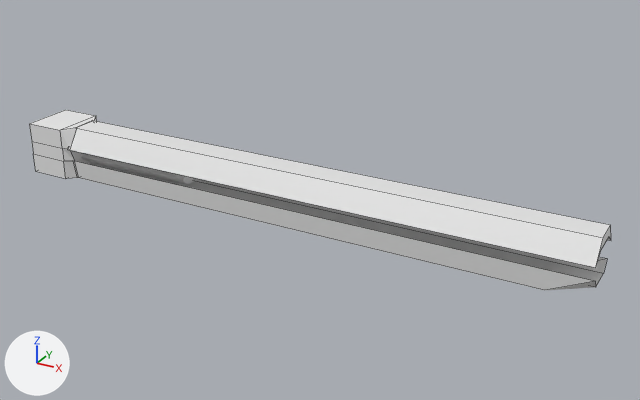
Before and after pictures for a commit that changed the Blender file Assets/_Models/_Blender Files/800mmGauss.blend.
The view is the same before and after, from a 50 mm lens placed at (21.4, -24.4, 12.2), pointed at (7.7, 0.5, -0.3). Arrows for +X, +Y and +Z are at lower left; the lights stay in place. Mesh edges are drawn as thin lines on the coarser meshes.

The older version as bpy lines, for what is in view:
```python
me_cube = bpy.data.meshes.new('Cube')
me_cube.from_pydata(...)  # 24 vertices, 18 faces; spans x -1.0..1.0, y -1.0..1.0, z -1.0..1.0
me_cube.materials.append(mat_material)  # white #e7e7e7
me_cube_001 = bpy.data.meshes.new('Cube.001')
me_cube_001.from_pydata(...)  # 12 vertices, 8 faces; spans x -1.0..1.0, y -1.0..1.0, z -1.0..-0.26
me_cube_002 = bpy.data.meshes.new('Cube.002')
me_cube_002.from_pydata(...)  # 12 vertices, 8 faces; spans x -1.0..1.0, y -0.81..0.78, z -1.0..-0.26
ob_cube = bpy.data.objects.new('Cube', me_cube)
ob_cube.location = (-3.41, 0.0, 0.0)
ob_cube_001 = bpy.data.objects.new('Cube.001', me_cube_001)
ob_cube_001.location = (7.49, 0.0, 1.26)
ob_cube_001.scale = (10.0, 1.0, 1.0)
ob_cube_002 = bpy.data.objects.new('Cube.002', me_cube_002)
ob_cube_002.location = (7.49, 0.0, -1.26)
ob_cube_002.rotation_euler = (0.0, -3.142, 0.0)  # degrees (0, -180, 0)
ob_cube_002.scale = (10.0, 1.0, 1.0)
# also in view: 'Cylinder' at (0.0, 0.0, 0.0)
```
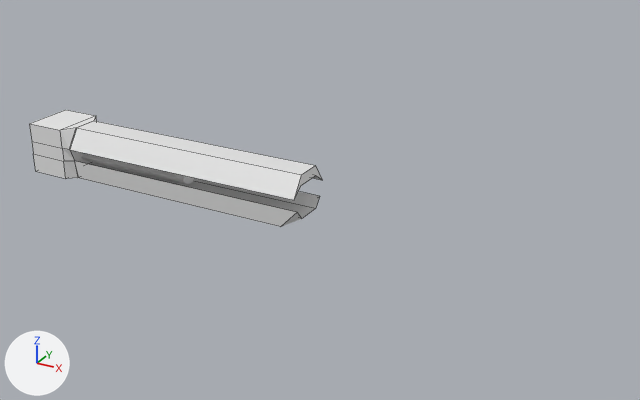
The change, as a diff of the scene's bpy script:
```diff
--- a/Assets/_Models/_Blender Files/800mmGauss.blend.py
+++ b/Assets/_Models/_Blender Files/800mmGauss.blend.py
@@ ob_cube_001 @@
 ob_cube_001 = bpy.data.objects.new('Cube.001', me_cube_001)
-ob_cube_001.location = (7.49, 0.0, 1.26)
-ob_cube_001.scale = (10.0, 1.0, 1.0)
+ob_cube_001.location = (2.55, 0.0, 1.26)
+ob_cube_001.scale = (5.0, 1.0, 1.0)
@@ ob_cube_002 @@
 ob_cube_002 = bpy.data.objects.new('Cube.002', me_cube_002)
-ob_cube_002.location = (7.49, 0.0, -1.26)
+ob_cube_002.location = (2.55, 0.0, -1.26)
 ob_cube_002.rotation_euler = (0.0, -3.142, 0.0)  # degrees (0, -180, 0)
-ob_cube_002.scale = (10.0, 1.0, 1.0)
+ob_cube_002.scale = (5.0, 1.0, 1.0)
```

Changed parts and their boxes [x1, y1, x2, y2] in the pictures (640 x 400 px):
'Cube.001', moved, rescaled (53% narrower, 46% shorter): before [70, 121, 611, 268]; after [70, 121, 323, 200]
'Cube.002', moved, rescaled (54% narrower, 48% shorter): before [75, 161, 607, 290]; after [75, 161, 320, 227]
